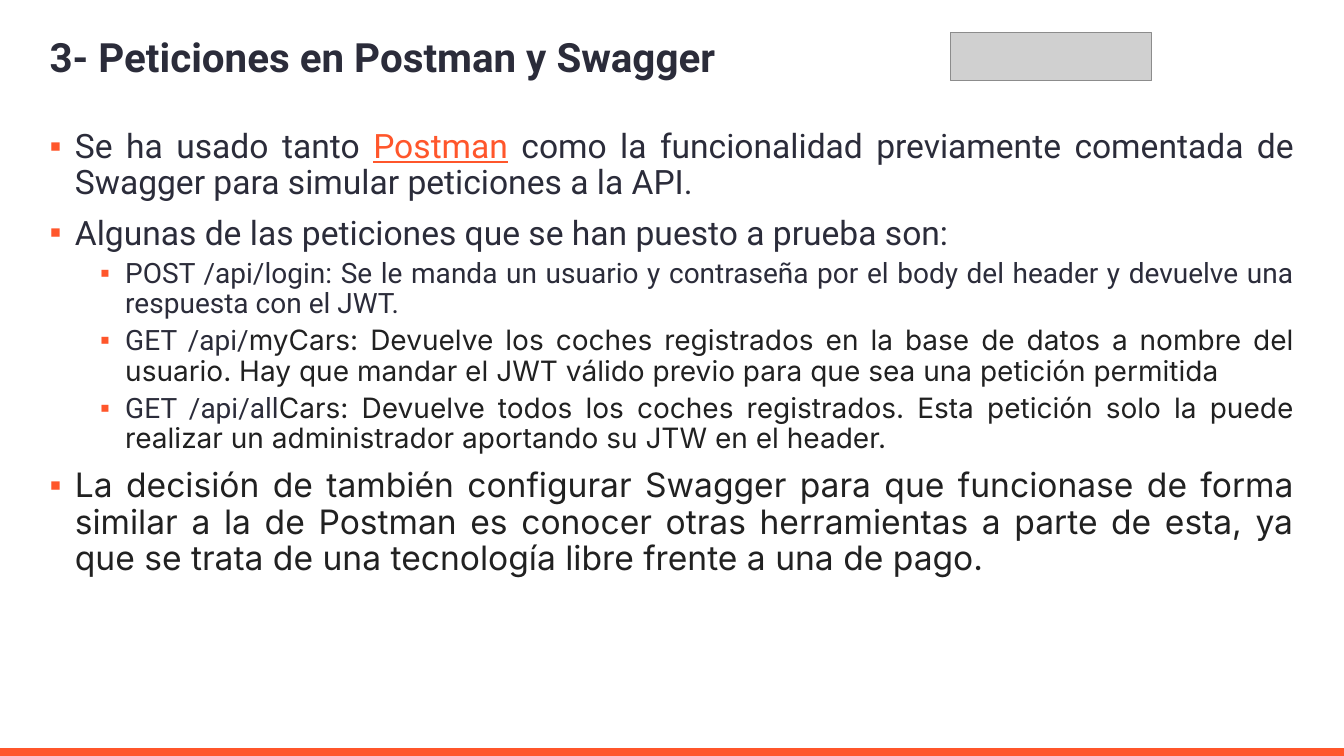
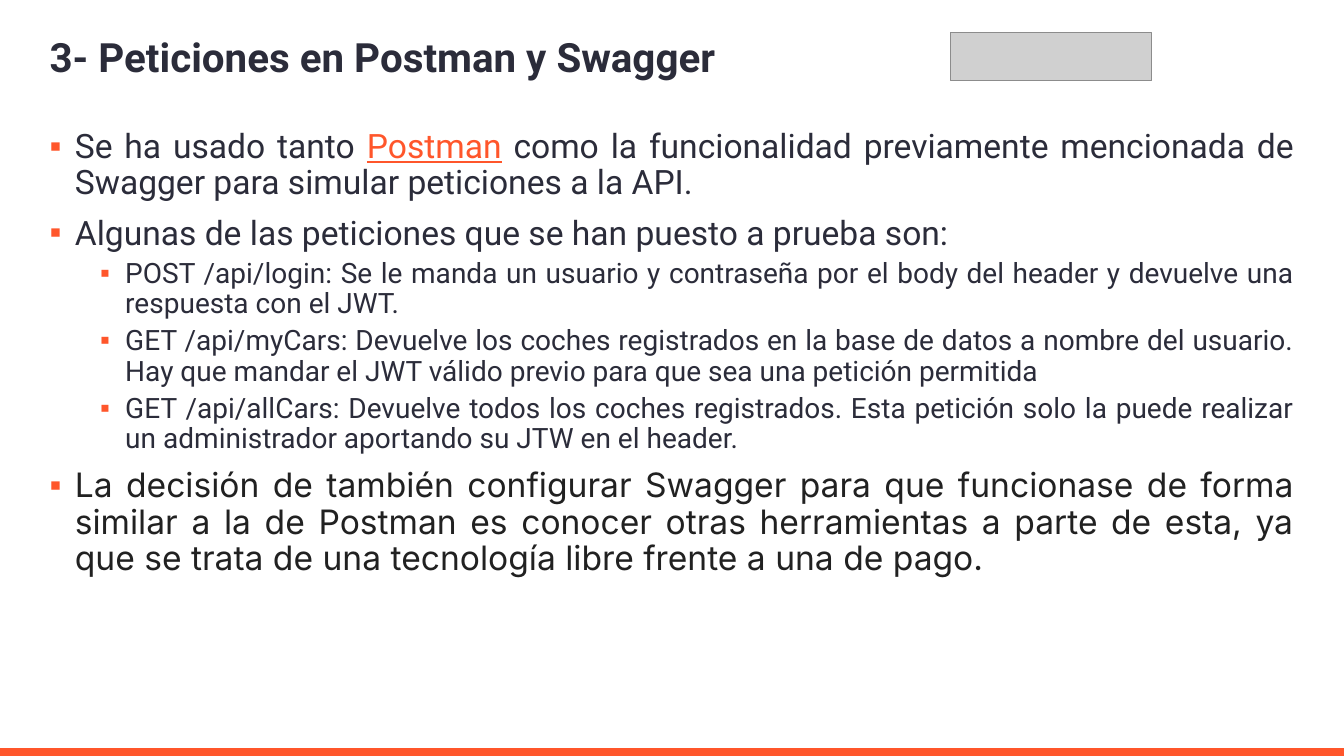
Before and after one commit to AleMedinaGarc/DotnetAPI-Practice, a slide deck: slide 7 of IniciacionDePracticasExternas.pptx. Drawn at 1344x756 pixels with LibreOffice and Linux fonts; fonts in the diff are those of the drawing; grey boxes stand for pictures; background and template pictures are left out. Boxes give left, top, right and bottom in pixels: in the first picture for what was removed or moved away, otherwise in the second. Text is boxed around its words. In the diff, an @@ line names an element or a change of style, - is before the commit and + after.

```diff
--- a/IniciacionDePracticasExternas.pptx
+++ b/IniciacionDePracticasExternas.pptx
@@ text at [75, 132, 1294, 201]: text changed @@
-▪ Se ha usado tanto Postman como la funcionalidad previamente comentada de Swagger para simular peticiones a la API.
+▪ Se ha usado tanto Postman como la funcionalidad previamente mencionada de Swagger para simular peticiones a la API.
@@ text at [125, 329, 1293, 454]: font Inter to Roboto, text colour #212121 to #2B2C3A in "/api/myCars: Devuelve los coches registrados en la ...", "/api/allCars: Devuelve todos los coches registrados. Esta ..." @@
```
Also in this commit, not shown: 5 other slides changed, 2 slides added, 2 other files.
